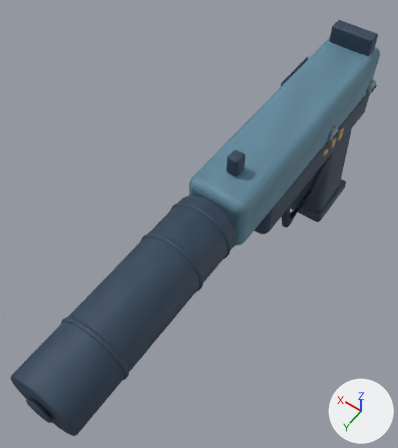
The glTF model models/csgo/anime-usp.glb as it was, and as the next commit left it.
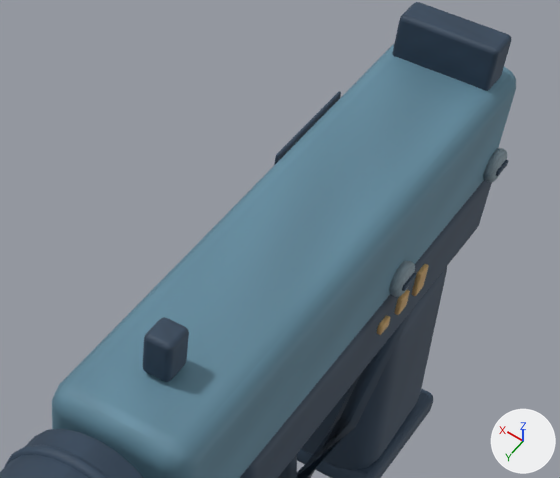
Each version appears first whole from a 50 mm camera at (-0.125, 0.345, 0.309) aimed at (0.028, 0.131, -0.028), and next in a close-up on the part from 42% to 100% of the width and 4% to 48% of the height. Arrows for +X, +Y and +Z are at lower right; the lights stay in place. The first two pictures are the older version. Where no turn or scale is listed for an object, it has been applied to the vertices. Vertices at exactly the same position are counted once.

Before the edit, the objects in view are built like this:
```python
me_cube_003 = bpy.data.meshes.new('Cube.003')
me_cube_003.from_pydata(...)  # 192 vertices, 376 faces; spans x -0.0235..0.0235, y -0.0305..0.0315, z -0.006..0.0895
me_cube_003.materials.append(mat_parkerized_steel)  # picture img_painted_parkerized_steel
me_cube_015 = bpy.data.meshes.new('Cube.015')
me_cube_015.from_pydata(...)  # 576 vertices, 1128 faces; spans x -0.018..0.023, y -0.186..0.005, z -0.047..0.007
me_cube_015.materials.append(mat_polymer)  # picture img_painted_polymer
me_cube_023 = bpy.data.meshes.new('Cube.023')
me_cube_023.from_pydata(...)  # 576 vertices, 1128 faces; spans x -0.0009..0.0509, y -0.029..0.003, z -0.005..0.005
me_cube_023.materials.append(mat_etched_brass_detail)  # picture img_painted_etched_brass_detail
ob_magazine_parkerized_steel = bpy.data.objects.new('magazine_Parkerized steel', me_cube_003)
ob_magazine_parkerized_steel.location = (0.0, -0.035, -0.126)
ob_slide_polymer = bpy.data.objects.new('slide_Polymer', me_cube_015)
ob_slide_polymer.location = (0.0, 0.13, 0.055)
ob_weapon_etched_brass_detail = bpy.data.objects.new('weapon_Etched brass detail', me_cube_023)
ob_weapon_etched_brass_detail.location = (-0.025, 0.035, 0.002)
# also in view: 'weapon_Parkerized steel' at (0.0, 0.131, -0.024); 'weapon_Machined edges' at (0.002, 0.06, 0.013); 'slide_Weapon finish / Parkerized steel' at (0.0, 0.05, 0.025); 'weapon_Polymer' at (0.0, 0.124, -0.04)
```
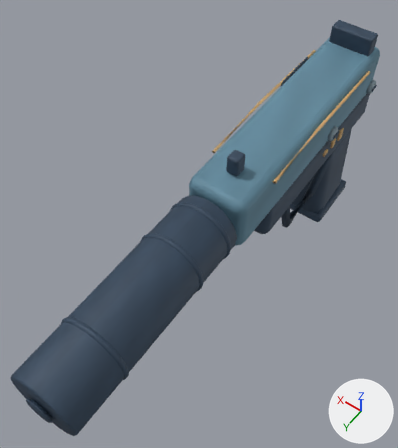
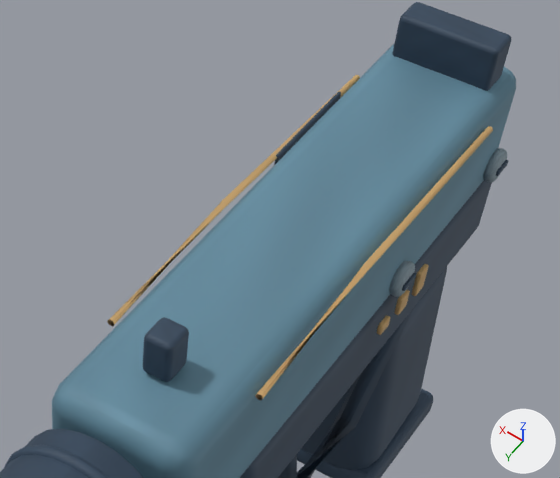
The edits, one by one:
me_cube_023 is used by ob_weapon_etched_brass_detail; location (-0.025, 0.035, 0.002).
me_cube_023 had 576 vertices, 1128 faces and spanned x -0.0009..0.0509, y -0.029..0.003, z -0.005..0.005.
me_cube_023 now has 612 vertices, 1176 faces and spans x -0.0009..0.0509, y -0.06..0.085, z -0.005..0.044.
me_cube_023 part 1: a new loose piece of 18 vertices spanning x -0.0002..0.0022, y -0.06..0.085, z 0.038..0.044, in mat_etched_brass_detail (picture img_painted_etched_brass_detail).
me_cube_023 part 2: a new loose piece of 18 vertices spanning x 0.0478..0.0502, y -0.06..0.085, z 0.038..0.044, in mat_etched_brass_detail (picture img_painted_etched_brass_detail).

Location of each change, [x1, y1, x2, y2] in pixels of the close-ups (560 x 478 px):
'weapon_Etched brass detail', reshaped
    before: [377, 264, 429, 335]
    after: [107, 75, 493, 401]
part 1 of me_cube_023, added
    after: [255, 126, 493, 401]
part 2 of me_cube_023, added
    after: [107, 75, 360, 326]
